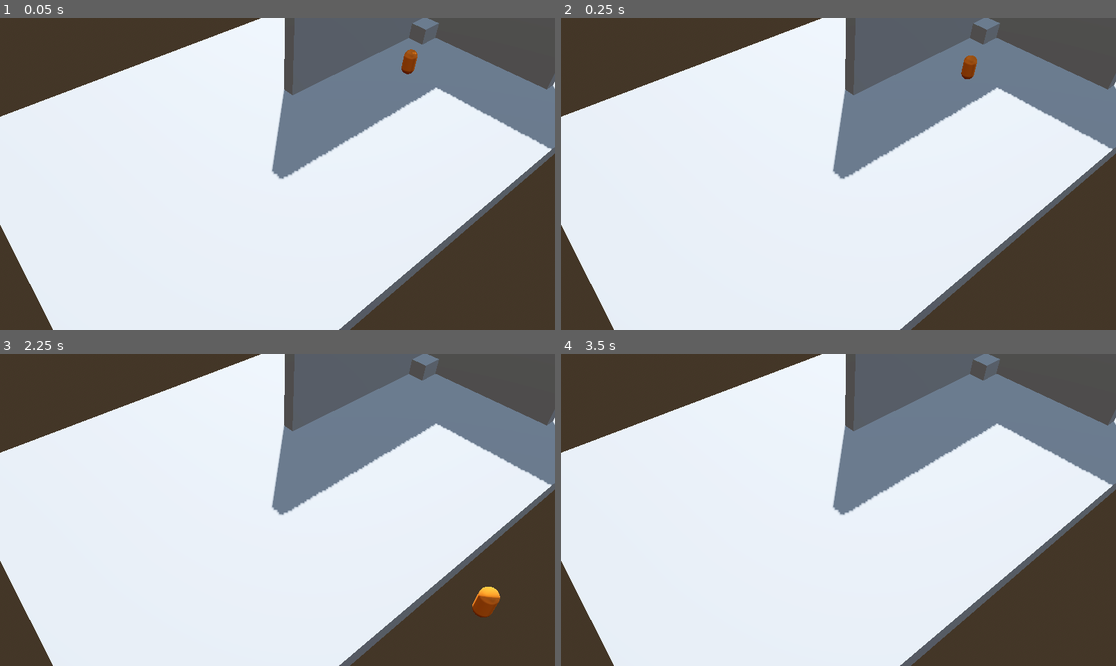
Above: before the commit, frames 1-4 (two rows, left to right).
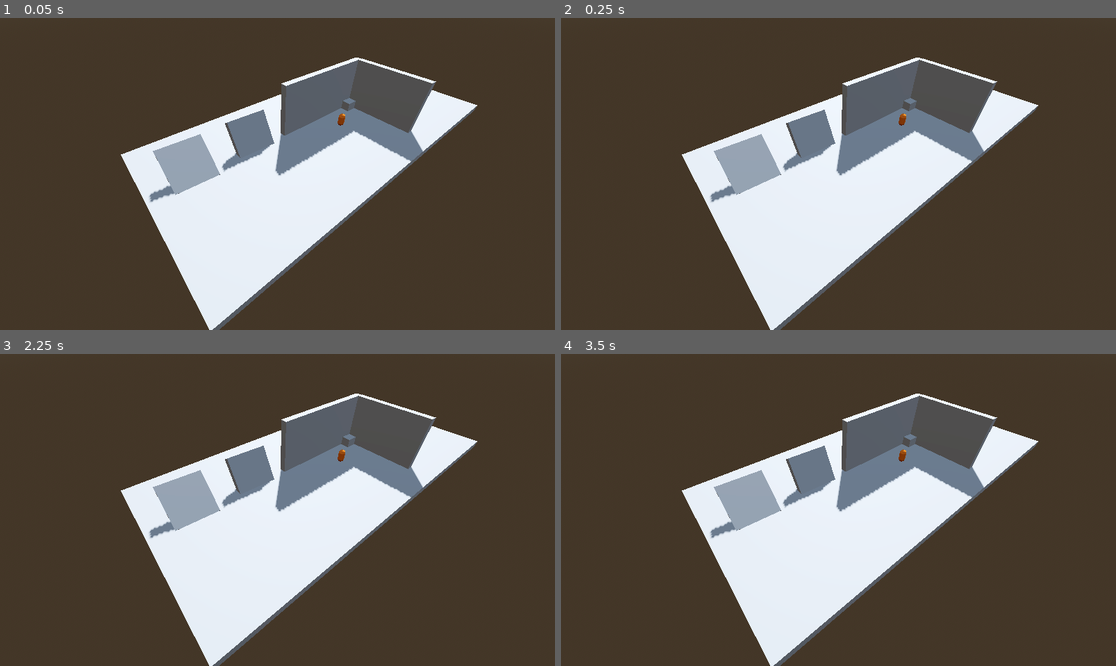
Above: after the commit, the same moments.

Repository: Magnaye16/natural-disaster-3d
Game: Godot game, scene res://scenes/PrototypeTestWorld/game.tscn
The game is run twice, just before and just after one commit, with the same random seed, the same clock (stepped at 60 frames per second) and the same inputs.
Inputs:
- Up to frame 1 (0.05 s): no input
- Up to frame 2 (0.25 s): no input
- Up to frame 3 (2.25 s): tap Enter (ui_accept) at 0.5, 0.6, 0.77, 1.07, 1.35, 1.52, 1.82, 2.1 s; hold D (move_right) 0.53-1.28 s; hold S (move_down) 1.28-2.03 s; hold D (move_right) from 2.03 s (still down)
- Up to frame 4 (3.5 s): release D (move_right) at 2.78 s; hold W (move_up) from 2.78 s (still down); tap Enter (ui_accept) at 2.85, 3.02, 3.32 s

The runs differ from the first frame. In frame 1, 62% of the frame differs, in the area x 0-100%, y 0-100%; in frame 2, 62%; in frame 3, 62%; in frame 4, 62%.

Commit message:
3d movement finish

Diff:
--- a/project.godot
+++ b/project.godot
@@ -45,3 +45,8 @@
 , Object(InputEventKey,"resource_local_to_scene":false,"resource_name":"","device":-1,"window_id":0,"alt_pressed":false …(186 unchanged characters)…
 ]
 }
+ZOOOOOMMMM={
+"deadzone": 0.2,
+"events": [Object(InputEventKey,"resource_local_to_scene":false,"resource_name":"","device":-1,"window_id":0,"alt_pressed":false,"shift_pressed":false,"ctrl_pressed":false,"meta_pressed":false,"pressed":false,"keycode":0,"physical_keycode":4194325,"key_label":0,"unicode":0,"location":0,"echo":false,"script":null)
+]
+}
--- a/scenes/PrototypeTestWorld/game.gd
+++ /dev/null
@@ -1,12 +0,0 @@
-extends Node3D
-
-#@onready var camera: Camera3D = $Camera/WorldCam
-# Called when the node enters the scene tree for the first time.
-func _ready() -> void:
-#	print(camera.get_global_transform().basis.z)
-	pass # Replace with function body.
-
-
-# Called every frame. 'delta' is the elapsed time since the previous frame.
-func _process(delta: float) -> void:
-	pass
--- a/scenes/PrototypeTestWorld/game.tscn
+++ b/scenes/PrototypeTestWorld/game.tscn
@@ -1,7 +1,6 @@
-[gd_scene load_steps=6 format=3 uid="uid://dr8urbathufft"]
+[gd_scene load_steps=5 format=3 uid="uid://dr8urbathufft"]
 
-[ext_resource type="PackedScene" uid="uid://dhysk6ewhkf6i" path="res://scenes/player_controller.tscn" id="1_uwrxv"]
-[ext_resource type="Script" uid="uid://bpq1xca0yonr2" path="res://scenes/game.gd" id="1_yqjtg"]
+[ext_resource type="PackedScene" uid="uid://dhysk6ewhkf6i" path="res://scenes/PrototypeTestWorld/player_controller.tscn" id="1_041hs"]
 
 [sub_resource type="ProceduralSkyMaterial" id="ProceduralSkyMaterial_mwb40"]
 sky_horizon_color = Color(0.662243, 0.671743, 0.686743, 1)
@@ -18,7 +17,6 @@
 glow_enabled = true
 
 [node name="Game" type="Node3D"]
-script = ExtResource("1_yqjtg")
 
 [node name="DirectionalLight3D" type="DirectionalLight3D" parent="."]
 transform = Transform3D(0.707107, 0.45829, -0.538489, 0, 0.761538, 0.64812, 0.707107, -0.45829, 0.538489, 0, 0, 0)
@@ -54,9 +52,17 @@
 
 [node name="WorldCam" type="Camera3D" parent="Camera"]
 transform = Transform3D(-0.771625, -0.449775, 0.449775, 0, 0.707107, 0.707107, -0.636078, 0.545621, -0.545621, 27.9, 21.2, -20.7)
-fov = 37.5
+fov = 70.0
 
-[node name="PlayerController" parent="." instance=ExtResource("1_uwrxv")]
+[node name="PlayerController" parent="." instance=ExtResource("1_041hs")]
 transform = Transform3D(1, 0, 0, 0, 1, 0, 0, 0, 1, -1.76946, 2.1204, -22.2817)
-JUMP_VELOCITY = 8.0
-GRAVITY_MULTIPLIER = 2.5
+JUMP_VELOCITY = 9.0
+ACCELERATION = 5.0
+
+[node name="CSGBox3D2" type="CSGBox3D" parent="."]
+transform = Transform3D(-5.8351, -0.164266, 0.0498519, 0, 4.94263, 0.5, -0.33645, 2.8489, -0.864589, 12.0543, 2.36048, -16.9843)
+use_collision = true
+
+[node name="CSGBox3D4" type="CSGBox3D" parent="."]
+transform = Transform3D(-5.8351, -0.232308, 0.0407039, 0, 4.03564, 0.707107, -0.33645, 4.02895, -0.705934, 21.6556, 2.36048, -16.9843)
+use_collision = true
--- a/scenes/PrototypeTestWorld/player_controller.tscn
+++ b/scenes/PrototypeTestWorld/player_controller.tscn
@@ -1,6 +1,6 @@
 [gd_scene load_steps=5 format=3 uid="uid://dhysk6ewhkf6i"]
 
-[ext_resource type="Script" uid="uid://dl3yw7iesjvi8" path="res://scripts/player_controller.gd" id="1_d4y06"]
+[ext_resource type="Script" uid="uid://dl3yw7iesjvi8" path="res://scripts/3d/PlayerControl/player_controller.gd" id="1_d4y06"]
 
 [sub_resource type="CapsuleMesh" id="CapsuleMesh_e6s5b"]
 
@@ -10,6 +10,8 @@
 [sub_resource type="CapsuleShape3D" id="CapsuleShape3D_d4y06"]
 
 [node name="PlayerController" type="CharacterBody3D"]
+floor_constant_speed = true
+floor_snap_length = 0.4
 script = ExtResource("1_d4y06")
 
 [node name="MeshInstance3D" type="MeshInstance3D" parent="."]
--- a/scripts/PlayerControl/player_controller.gd
+++ /dev/null
@@ -1,42 +0,0 @@
-extends CharacterBody3D
-
-@onready var camera: Camera3D = $"../Camera/WorldCam"
-
-@export var JUMP_VELOCITY: float = 10
-@export var MAX_FALL_SPEED: float = 42
-@export var GRAVITY_MULTIPLIER: float = 2.0
-
-
-const SPEED: float = 15.0
-
-
-
-func _physics_process(delta: float) -> void:
-	# Add the gravity.
-	var gravity: Vector3 = get_gravity()
-	print(velocity)
-	gravity.y *= GRAVITY_MULTIPLIER
-	if not is_on_floor():
-		velocity += gravity * delta
-		velocity.y = max(velocity.y, -MAX_FALL_SPEED)
-
-	# Handle jump.
-	if Input.is_action_just_pressed("ui_accept") and is_on_floor():
-		velocity.y = JUMP_VELOCITY
-		print(get_gravity())
-
-	# Get the input direction and handle the movement/deceleration.
-	# As good practice, you should replace UI actions with custom gameplay actions.
-	# NOTE: Our forward space is -x, and the right is -z.
-	var input_dir := Input.get_vector("move_up", "move_down", "move_right", "move_left")
-	var direction := (transform.basis * Vector3(input_dir.x, 0, input_dir.y)).normalized()
-	if direction:
-		velocity.x = direction.x * SPEED
-		velocity.z = direction.z * SPEED
-	else:
-		velocity.x = move_toward(velocity.x, 0, SPEED / 8.6)
-		velocity.z = move_toward(velocity.z, 0, SPEED / 8.6)
-
-
-
-	move_and_slide()
Not shown, removed: scripts/PlayerControl/player_controller.gd.uid
